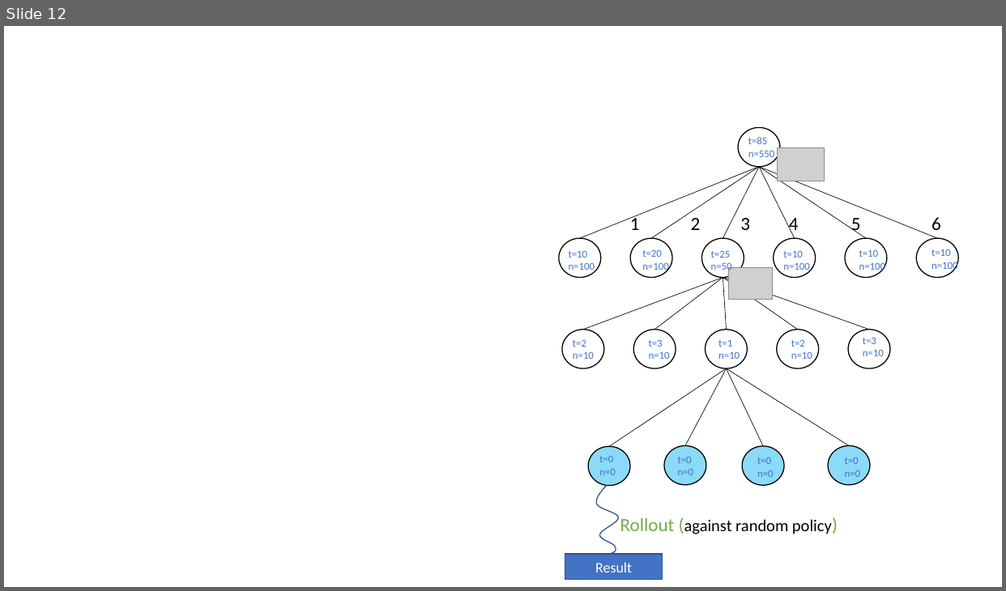
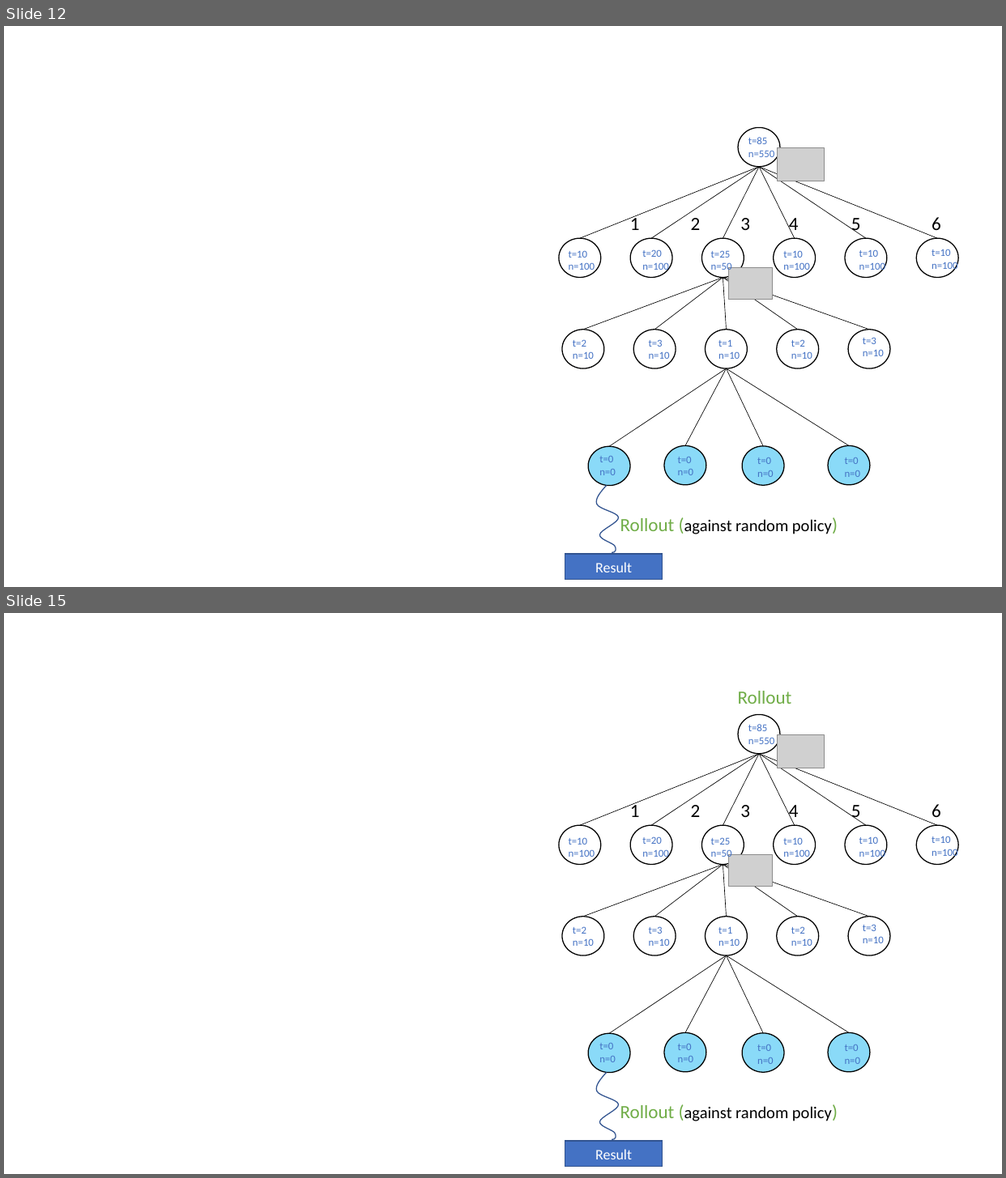
Before and after one commit to rojas70/MAEG-3080-project, a slide deck: ppt/MCTS.pptx. Shown one above the other, each under a label of ours: slide 12 before the commit, slides 12 and 15 after it; the slides between them are not shown. The pictures are 1006x591 and 1006x1178 pixels, drawn with LibreOffice and Linux fonts; fonts in the diff are those of the drawing; grey boxes stand for pictures. Boxes give left, top, right and bottom in pixels: in the first picture for what was removed or moved away, otherwise in the second. Text is boxed around its words. In the diff, an @@ line names an element or a change of style, - is before the commit and + after.

```diff
--- a/ppt/MCTS.pptx
+++ b/ppt/MCTS.pptx
@@ slide 15 added at [4, 613, 1002, 1174], background #FFFFFF @@
@@ text added at [738, 691, 792, 704], 18 pt, text #70AD47 @@
+Rollout
@@ group added at [559, 715, 958, 1072]: 22 texts, 16 ellipses, 15 lines, 2 pictures @@
+1
+2
+3
+4
+5
+6
+t=10
+n=100
+t=20
+n=100
+t=25
+n=50
+t=10
+n=100
+t=10
+n=100
+t=10
+n=100
+t=2
+n=10
+t=3
+n=10
+t=1
+n=10
+t=2
+n=10
+t=3
+n=10
+t=85
+n=550
+t=0
+n=0
+t=0
+n=0
+t=0
+n=0
+t=0
+n=0
@@ freeform shape added at [596, 1072, 619, 1140], outline #325491 1 pt @@
@@ text added at [620, 1105, 832, 1122], 16 pt, text #000000 @@
+Rollout (against random policy)
@@ rectangle added at [565, 1142, 663, 1167], fill #4472C4, outline #325491 1 pt, 14 pt, text #FFFFFF @@
+Result
```
Also in this commit, not shown: 2 slides changed, 4 other slides added, 4 other files.
